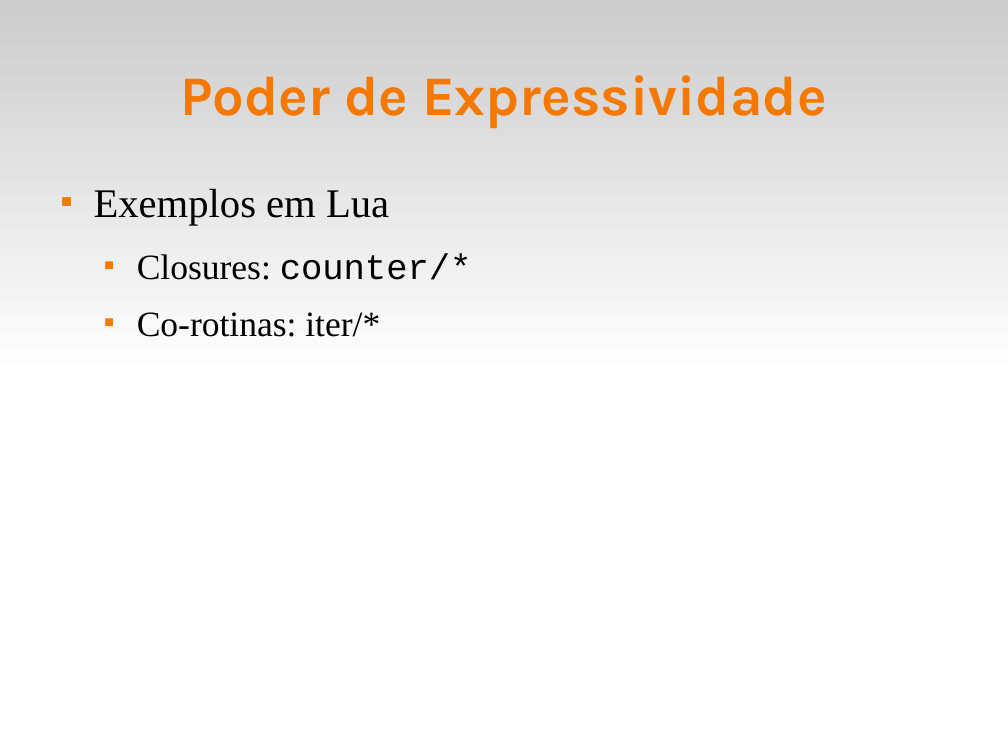
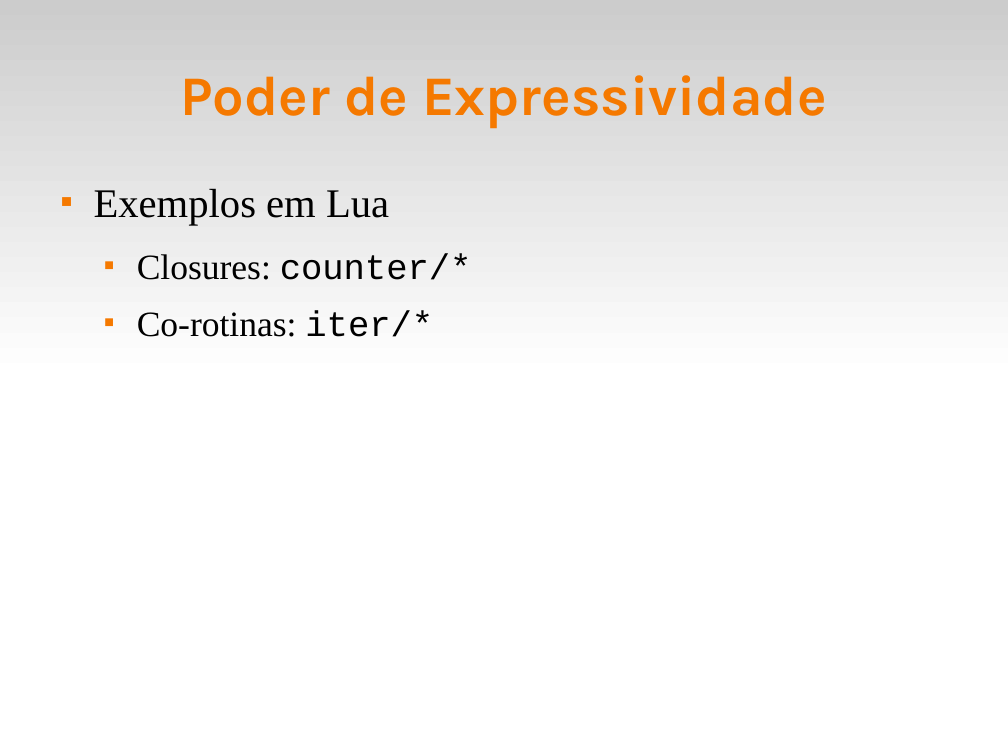
Before and after one commit to fsantanna-uerj/EDL, a slide deck: slide 18 of slides/edl-01.odp. Drawn at 1008x756 pixels with LibreOffice and Linux fonts; fonts in the diff are those of the drawing. Boxes give left, top, right and bottom in pixels: in the first picture for what was removed or moved away, otherwise in the second. Text is boxed around its words. In the diff, an @@ line names an element or a change of style, - is before the commit and + after.

Commit message:
(>) slides

```diff
--- a/slides/edl-01.odp
+++ b/slides/edl-01.odp
@@ text at bbox=[137, 311, 433, 337]: font Times New Roman to Courier New in "iter/*" @@
```
Also in this commit, not shown: 1 other slide changed, 1 other file.
